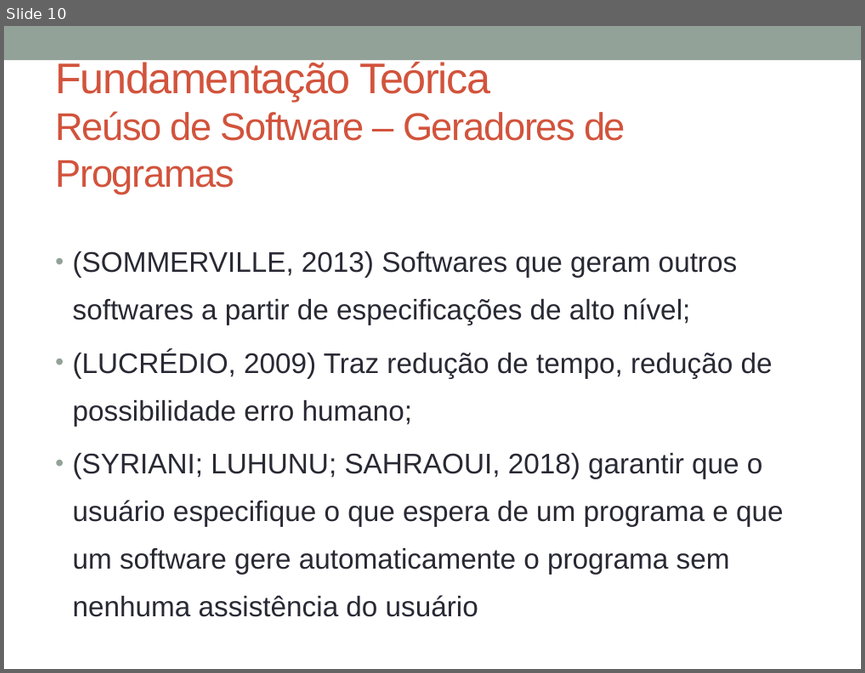
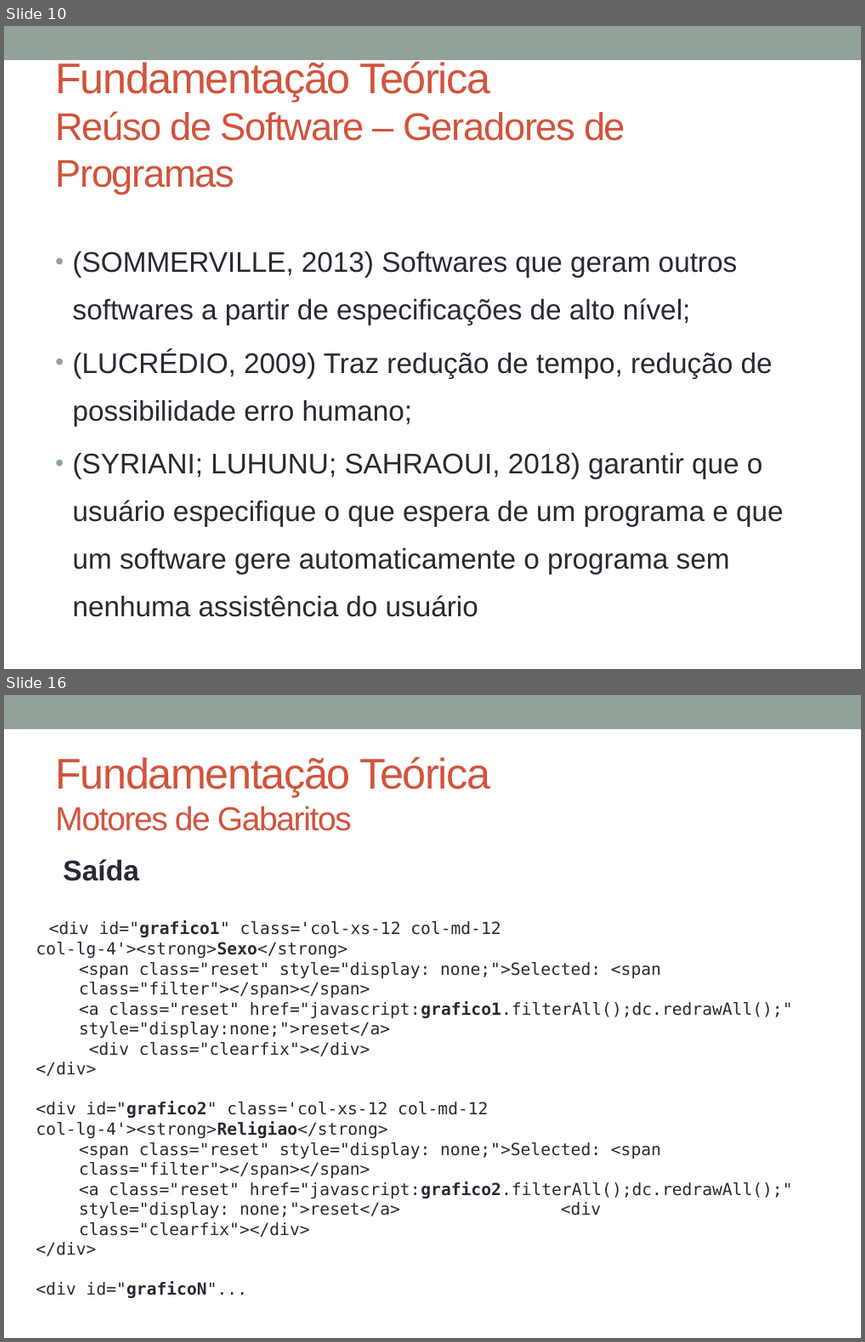
Before and after one commit to glaubergad/tccrepo, a slide deck: mono/Defesa TCC - Gerador de Dashboards.pptx. Shown one above the other, each under a label of ours: slide 10 before the commit, slides 10 and 16 after it; the slides between them are not shown. The pictures are 865x673 and 865x1342 pixels, drawn with LibreOffice and Linux fonts; fonts in the diff are those of the drawing. Boxes give left, top, right and bottom in pixels: in the first picture for what was removed or moved away, otherwise in the second. Text is boxed around its words. In the diff, an @@ line names an element or a change of style, - is before the commit and + after.

```diff
--- a/mono/Defesa TCC - Gerador de Dashboards.pptx
+++ b/mono/Defesa TCC - Gerador de Dashboards.pptx
@@ slide 16 added at (4,695,861,1338), background #FFFFFF; not listed: 1 template element that a slide beside it also shows @@
@@ title added at (55,757,490,831), 36 pt, text #D2533C @@
+Fundamentação Teórica
+Motores de Gabaritos
@@ text added at (63,859,139,881), 24 pt, text #292934, bold @@
+Saída
@@ text added at (36,920,793,1256), 14 pt, text #292934 @@
+<div id="grafico1" class='col-xs-12 col-md-12 col-lg-4'><strong>Sexo</strong>
+  <span class="reset" style="display: none;">Selected: <span class="filter"></span></span>
+  <a class="reset" href="javascript:grafico1.filterAll();dc.redrawAll();" style="display:none;">reset</a>
+  <div class="clearfix"></div>
+</div>
+<div id="grafico2" class='col-xs-12 col-md-12 col-lg-4'><strong>Religiao</strong>
+  <span class="reset" style="display: none;">Selected: <span class="filter"></span></span>
+  <a class="reset" href="javascript:grafico2.filterAll();dc.redrawAll();" style="display: none;">reset</a> <div class="clearfix"></div>
+</div>
+<div id="graficoN"...
```
Also in this commit, not shown: 8 other slides added, 18 other files.
